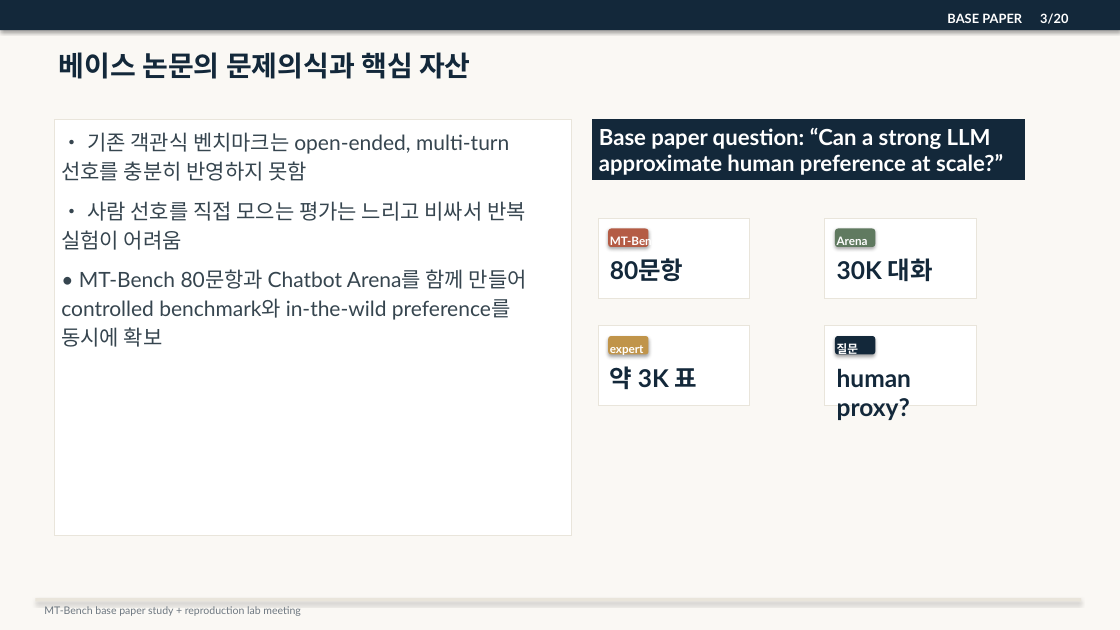
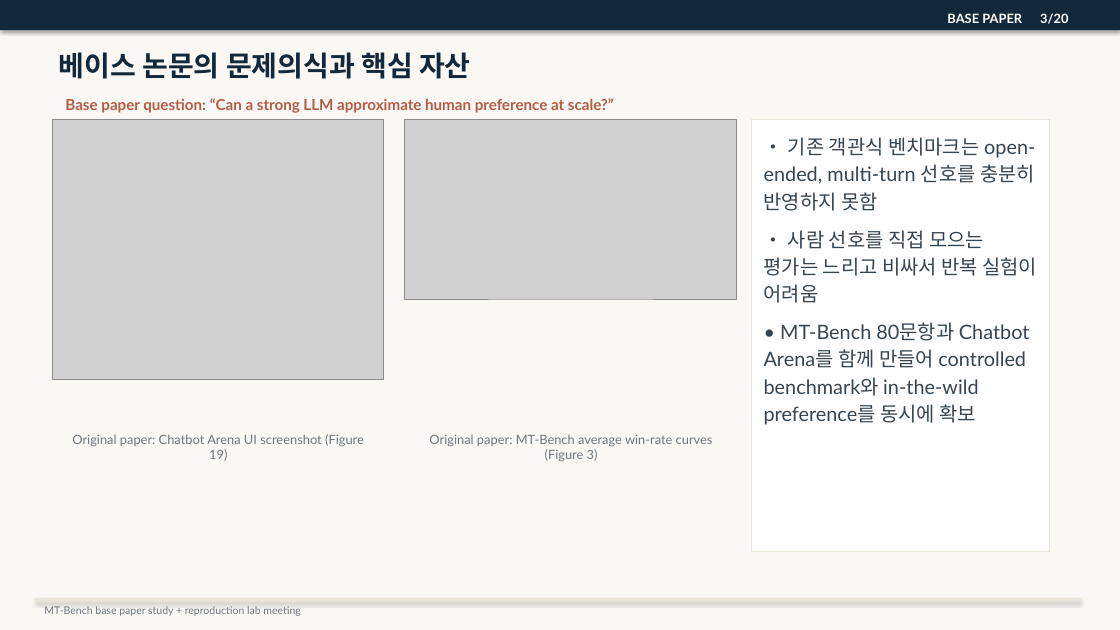
Before and after one commit to kook222/mt_bench_repro, a slide deck: slide 3 of presentation/mt_bench_labmeeting_study_seminar_v2.pptx. Drawn at 1120x630 pixels with LibreOffice and Linux fonts; fonts in the diff are those of the drawing; grey boxes stand for pictures. Boxes give left, top, right and bottom in pixels: in the first picture for what was removed or moved away, otherwise in the second. Text is boxed around its words. In the diff, an @@ line names an element or a change of style, - is before the commit and + after.

Commit message:
add base paper figures to seminar deck

```diff
--- a/presentation/mt_bench_labmeeting_study_seminar_v2.pptx
+++ b/presentation/mt_bench_labmeeting_study_seminar_v2.pptx
@@ text "Base paper question: “Can a ...": place and size @@
-text "Base paper question: “Can a ..." at box(592, 119, 1025, 180)
+text "Base paper question: “Can a ..." at box(65, 98, 614, 113)
@@ text "Base paper question: “Can a ..." at box(65, 98, 614, 113): size 19 to 13 pt, text colour #FFFFFF to #B45C45; vertical alignment middle to top; fill #13283A to none; outline #13283A 0.75 pt to none @@
@@ picture added at box(52, 119, 384, 379) @@
@@ picture added at box(405, 119, 737, 299) @@
@@ rectangle "• 기존 객관식 벤치마크는 open-ended, ...": place and size @@
-rectangle "• 기존 객관식 벤치마크는 open-ended, ..." at box(55, 119, 571, 535)
+rectangle "• 기존 객관식 벤치마크는 open-ended, ..." at box(752, 119, 1050, 552)
@@ rectangle "• 기존 객관식 벤치마크는 open-ended, ..." at box(752, 119, 1050, 552): size 18 to 17 pt @@
@@ rectangle removed at box(598, 218, 749, 298) @@
@@ rounded rectangle removed at box(608, 229, 649, 247) @@
@@ text removed at box(610, 235, 664, 248) @@
-MT-Bench
@@ rectangle removed at box(825, 218, 976, 298) @@
@@ rounded rectangle removed at box(835, 229, 875, 247) @@
@@ text removed at box(837, 236, 868, 248) @@
-Arena
@@ text removed at box(610, 258, 683, 281) @@
-80문항
@@ text removed at box(837, 258, 933, 281) @@
-30K 대화
@@ rectangle removed at box(598, 326, 749, 406) @@
@@ rectangle removed at box(825, 326, 976, 406) @@
@@ rounded rectangle removed at box(608, 336, 649, 355) @@
@@ text removed at box(610, 345, 644, 356) @@
-expert
@@ rounded rectangle removed at box(835, 336, 875, 355) @@
@@ text removed at box(837, 341, 858, 357) @@
-질문
@@ text removed at box(610, 366, 698, 389) @@
-약 3K 표
@@ text removed at box(837, 368, 911, 420) @@
-human proxy?
@@ text added at box(72, 434, 364, 461), 11 pt, text #6D7780 @@
+Original paper: Chatbot Arena UI screenshot (Figure 19)
@@ text added at box(429, 434, 713, 462), 11 pt, text #6D7780 @@
+Original paper: MT-Bench average win-rate curves (Figure 3)
```
Also in this commit, not shown: 1 other slide changed, 6 other files.
